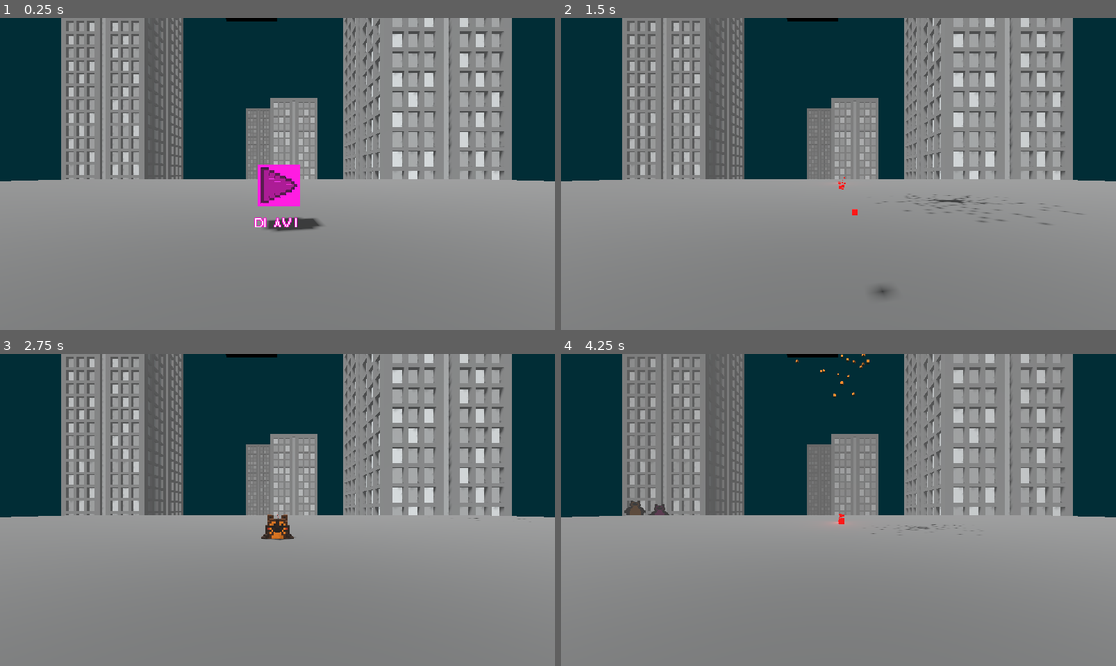
Above: before the commit, frames 1-4 (two rows, left to right).
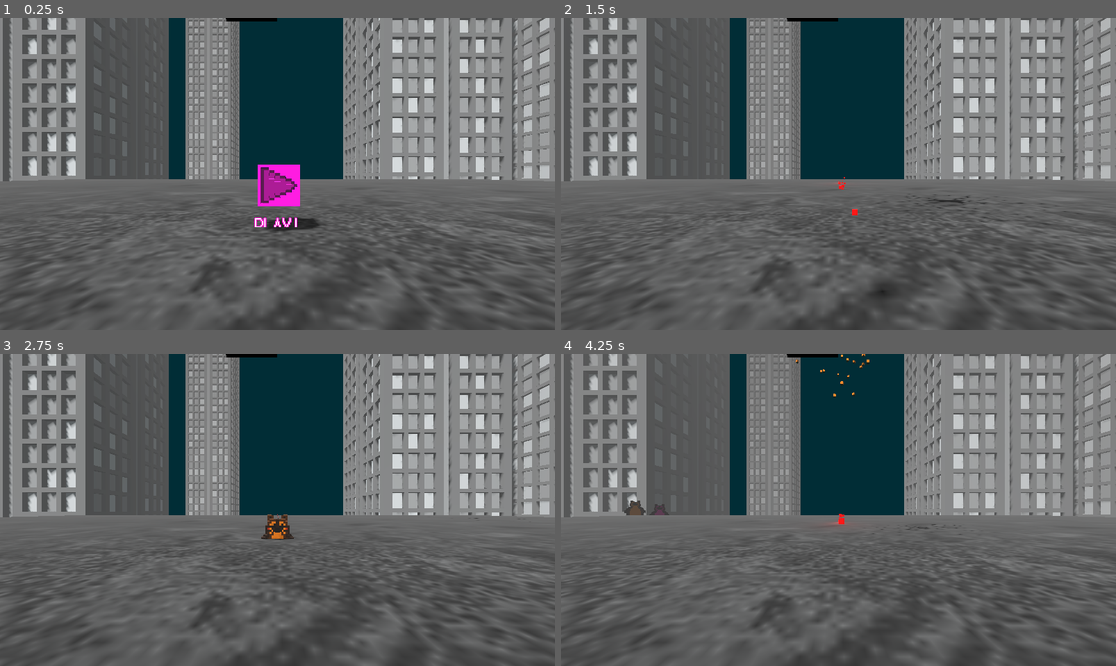
Above: after the commit, the same moments.

Repository: Majsek/Project_BC
Game: Godot game, scene res://scenes/world.tscn
The game is run twice, just before and just after one commit, with the same random seed, the same clock (stepped at 60 frames per second) and the same inputs.
Inputs:
- Up to frame 1 (0.25 s): no input
- Up to frame 2 (1.5 s): tap Enter (ui_accept) at 0.5, 0.77 s; hold Up (ui_up) 0.53-1.28 s; hold Down (ui_down) from 1.28 s (still down)
- Up to frame 3 (2.75 s): tap Enter (ui_accept) at 1.52 s; release Down (ui_down) at 2.03 s; hold Up (ui_up) from 2.03 s (still down)
- Up to frame 4 (4.25 s): tap Enter (ui_accept) at 3.02, 3.77 s; release Up (ui_up) at 3.53 s; hold Down (ui_down) from 3.53 s (still down)

The runs differ from the first frame. In frame 1, 76% of the frame differs, in the area x 0-100%, y 0-100%; in frame 2, 77%; in frame 3, 77%; in frame 4, 76%.

Commit message:
skyscrapers models updated, +floor noise texture

Diff:
--- a/project.godot
+++ b/project.godot
@@ -35,6 +35,7 @@
 
 [rendering]
 
+textures/canvas_textures/default_texture_filter=0
 renderer/rendering_method.mobile="gl_compatibility"
 environment/defaults/default_clear_color=Color(0.00392157, 0.176471, 0.211765, 1)
 
--- a/scenes/world.tscn
+++ b/scenes/world.tscn
@@ -1,11 +1,12 @@
-[gd_scene load_steps=16 format=3 uid="uid://dl7g3g38rg3gv"]
+[gd_scene load_steps=19 format=3 uid="uid://dl7g3g38rg3gv"]
 
 [ext_resource type="Script" path="res://scripts/world.gd" id="1_q1cpw"]
 [ext_resource type="Script" path="res://scripts/floor.gd" id="2_poosd"]
 [ext_resource type="PackedScene" uid="uid://c3donwdgn1s38" path="res://scenes/player.tscn" id="2_q6nst"]
 [ext_resource type="PackedScene" uid="uid://crves8cf8ukat" path="res://scenes/enemy.tscn" id="3_fpd47"]
-[ext_resource type="ArrayMesh" uid="uid://qyjx0rspamqq" path="res://objects/buildings/skyscraper1.obj" id="4_8dpod"]
 [ext_resource type="PackedScene" uid="uid://vd37jqwc1uth" path="res://scenes/control_cube.tscn" id="4_58r8i"]
+[ext_resource type="ArrayMesh" uid="uid://cfoe3xo81i70l" path="res://objects/buildings/skyscraper1.1.obj" id="5_cduau"]
+[ext_resource type="ArrayMesh" uid="uid://bdex5i2ohbysw" path="res://objects/buildings/skyscraper2.obj" id="6_e4aek"]
 
 [sub_resource type="Environment" id="Environment_aqajr"]
 reflected_light_source = 2
@@ -43,8 +44,25 @@
 "volumetric_fog_density": SubResource("Animation_enbhm")
 }
 
+[sub_resource type="FastNoiseLite" id="FastNoiseLite_th3ji"]
+fractal_type = 3
+fractal_ping_pong_strength = 8.71
+domain_warp_enabled = true
+domain_warp_type = 2
+domain_warp_amplitude = 25.515
+
+[sub_resource type="NoiseTexture2D" id="NoiseTexture2D_hgni8"]
+width = 1024
+height = 1024
+noise = SubResource("FastNoiseLite_th3ji")
+
 [sub_resource type="StandardMaterial3D" id="StandardMaterial3D_cd5c2"]
 albedo_color = Color(0.27451, 0.27451, 0.27451, 1)
+albedo_texture = SubResource("NoiseTexture2D_hgni8")
+normal_scale = -16.0
+rim_tint = 1.0
+uv1_triplanar_sharpness = 0.00494559
+distance_fade_max_distance = 1.95
 
 [sub_resource type="PlaneMesh" id="PlaneMesh_klbkj"]
 material = SubResource("StandardMaterial3D_cd5c2")
@@ -118,59 +136,69 @@
 initial_lives_ = 100
 
 [node name="Skyscraper1" type="MeshInstance3D" parent="." groups=["skyscrapers"]]
-transform = Transform3D(-4.37114e-07, 0, 10, 0, 10, 0, -10, 0, -4.37114e-07, 42.7665, -55.6956, -66.917)
-mesh = ExtResource("4_8dpod")
+transform = Transform3D(10, 0, 1.13687e-13, 0, 10, 0, -1.13687e-13, 0, 10, 42.7665, -57.1248, -66.917)
+mesh = ExtResource("5_cduau")
 
 [node name="Skyscraper2" type="MeshInstance3D" parent="." groups=["skyscrapers"]]
-transform = Transform3D(-4.37114e-07, 0, 10, 0, 10, 0, -10, 0, -4.37114e-07, -25.3723, -37.8581, -284.353)
-mesh = ExtResource("4_8dpod")
+transform = Transform3D(10, 0, 1.13687e-13, 0, 10, 0, -1.13687e-13, 0, 10, 120.95, -143.858, -86.5721)
+mesh = ExtResource("6_e4aek")
 skeleton = NodePath("../Skyscraper1")
 
 [node name="Skyscraper3" type="MeshInstance3D" parent="." groups=["skyscrapers"]]
-transform = Transform3D(-4.37114e-07, 0, 10, 0, 10, 0, -10, 0, -4.37114e-07, 11.2397, -72.719, -153.815)
-mesh = ExtResource("4_8dpod")
+transform = Transform3D(-4.37114e-07, 0, 10, 0, 10, 0, -10, 0, -4.37114e-07, -49.0174, -72.719, -159.667)
+mesh = ExtResource("5_cduau")
 skeleton = NodePath("../Skyscraper1")
 
 [node name="Skyscraper4" type="MeshInstance3D" parent="." groups=["skyscrapers"]]
-transform = Transform3D(-10, 0, -8.74228e-07, 0, 10, 0, 8.74228e-07, 0, -10, -206.656, -13.9861, 24.2603)
-mesh = ExtResource("4_8dpod")
+transform = Transform3D(-10, 0, -8.74228e-07, 0, 10, 0, 8.74228e-07, 0, -10, -166.573, -26.1292, 14.4271)
+mesh = ExtResource("5_cduau")
 
 [node name="Skyscraper5" type="MeshInstance3D" parent="." groups=["skyscrapers"]]
-transform = Transform3D(-10, 0, -8.74228e-07, 0, 10, 0, 8.74228e-07, 0, -10, -66.9853, -37.8581, -93.8508)
-mesh = ExtResource("4_8dpod")
+transform = Transform3D(-4.37114e-07, 0, 10, 0, 10, 0, -10, 0, -4.37114e-07, -55.4855, -37.8581, -57.7487)
+mesh = ExtResource("5_cduau")
 skeleton = NodePath("../Skyscraper1")
 
 [node name="Skyscraper6" type="MeshInstance3D" parent="." groups=["skyscrapers"]]
-transform = Transform3D(-10, 0, -8.74228e-07, 0, 10, 0, 8.74228e-07, 0, -10, -155.685, -72.719, -35.7335)
-mesh = ExtResource("4_8dpod")
+transform = Transform3D(-4.37114e-07, 0, 10, 0, 10, 0, -10, 0, -4.37114e-07, -129.665, -72.719, -21.3415)
+mesh = ExtResource("5_cduau")
 skeleton = NodePath("../Skyscraper1")
 
 [node name="Skyscraper7" type="MeshInstance3D" parent="." groups=["skyscrapers"]]
-transform = Transform3D(-10, 0, -8.74228e-07, 0, 10, 0, 8.74228e-07, 0, -10, 166.293, -13.9861, 55.1995)
-mesh = ExtResource("4_8dpod")
+transform = Transform3D(1.31134e-06, 0, -10, 0, 10, 0, 10, 0, 1.31134e-06, 205.205, -20.1886, 25.1612)
+mesh = ExtResource("5_cduau")
 
 [node name="Skyscraper8" type="MeshInstance3D" parent="." groups=["skyscrapers"]]
-transform = Transform3D(-10, 0, -8.74228e-07, 0, 10, 0, 8.74228e-07, 0, -10, 168.095, -37.8581, -62.9116)
-mesh = ExtResource("4_8dpod")
+transform = Transform3D(10, 0, 2.27374e-13, 0, 10, 0, -2.27374e-13, 0, 10, 184.073, -55.3206, -39.7345)
+mesh = ExtResource("5_cduau")
 skeleton = NodePath("../Skyscraper1")
 
 [node name="Skyscraper9" type="MeshInstance3D" parent="." groups=["skyscrapers"]]
-transform = Transform3D(-10, 0, -8.74228e-07, 0, 10, 0, 8.74228e-07, 0, -10, 79.3953, -12.7565, -4.79429)
-mesh = ExtResource("4_8dpod")
+transform = Transform3D(1.31134e-06, 0, -10, 0, 10, 0, 10, 0, 1.31134e-06, 118.409, -78.0079, 81.3794)
+mesh = ExtResource("6_e4aek")
+skeleton = NodePath("../Skyscraper1")
+
+[node name="Skyscraper14" type="MeshInstance3D" parent="." groups=["skyscrapers"]]
+transform = Transform3D(1.31134e-06, 0, -10, 0, 10, 0, 10, 0, 1.31134e-06, 66.2713, -89.5398, 181.423)
+mesh = ExtResource("6_e4aek")
 skeleton = NodePath("../Skyscraper1")
 
 [node name="Skyscraper10" type="MeshInstance3D" parent="." groups=["skyscrapers"]]
-transform = Transform3D(-4.37114e-07, 0, 10, 0, 10, 0, -10, 0, -4.37114e-07, 42.7665, -55.6956, 166.012)
-mesh = ExtResource("4_8dpod")
+transform = Transform3D(-10, 0, -8.74228e-07, 0, 10, 0, 8.74228e-07, 0, -10, -121.05, -69.9671, 36.4708)
+mesh = ExtResource("5_cduau")
 
 [node name="Skyscraper11" type="MeshInstance3D" parent="." groups=["skyscrapers"]]
-transform = Transform3D(-4.37114e-07, 0, 10, 0, 10, 0, -10, 0, -4.37114e-07, -99.338, -37.8581, 96.4931)
-mesh = ExtResource("4_8dpod")
+transform = Transform3D(-10, 0, -8.74228e-07, 0, 10, 0, 8.74228e-07, 0, -10, -130.839, -109.098, 116.079)
+mesh = ExtResource("6_e4aek")
 skeleton = NodePath("../Skyscraper1")
 
 [node name="Skyscraper12" type="MeshInstance3D" parent="." groups=["skyscrapers"]]
-transform = Transform3D(-4.37114e-07, 0, 10, 0, 10, 0, -10, 0, -4.37114e-07, 11.2397, -72.719, 79.1137)
-mesh = ExtResource("4_8dpod")
+transform = Transform3D(-10, 0, -8.74228e-07, 0, 10, 0, 8.74228e-07, 0, -10, -29.5354, -124.963, 122.238)
+mesh = ExtResource("5_cduau")
+skeleton = NodePath("../Skyscraper1")
+
+[node name="Skyscraper13" type="MeshInstance3D" parent="." groups=["skyscrapers"]]
+transform = Transform3D(1.31134e-06, 0, -10, 0, 10, 0, 10, 0, 1.31134e-06, 39.4359, -124.963, 122.238)
+mesh = ExtResource("5_cduau")
 skeleton = NodePath("../Skyscraper1")
 
 [node name="start_cube" parent="." groups=["control_cubes"] instance=ExtResource("4_58r8i")]
Not shown, added: objects/buildings/skyscraper2.mtl
Not shown, added: objects/buildings/skyscraper2.obj
Not shown, added: objects/buildings/skyscraper2.obj.import
Binary file added: objects/buildings/skyscraper2.png
Not shown, added: objects/buildings/skyscraper2.png.import
Not shown, changed: objects/vox/skyscraper2.vox
